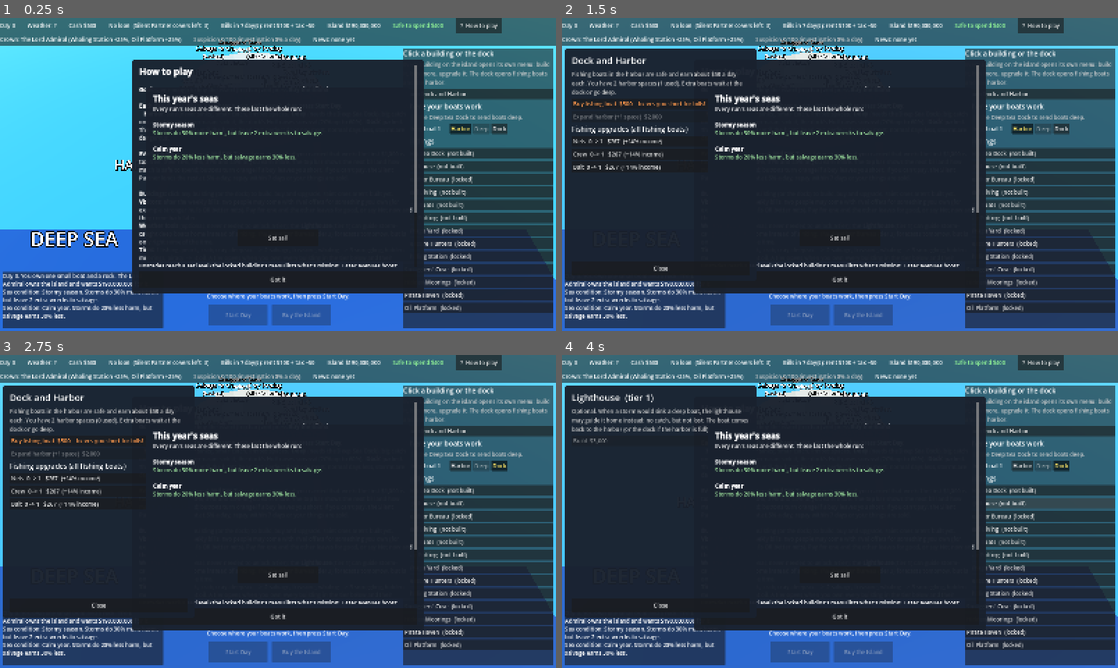
Above: before the commit, frames 1-4 (two rows, left to right).
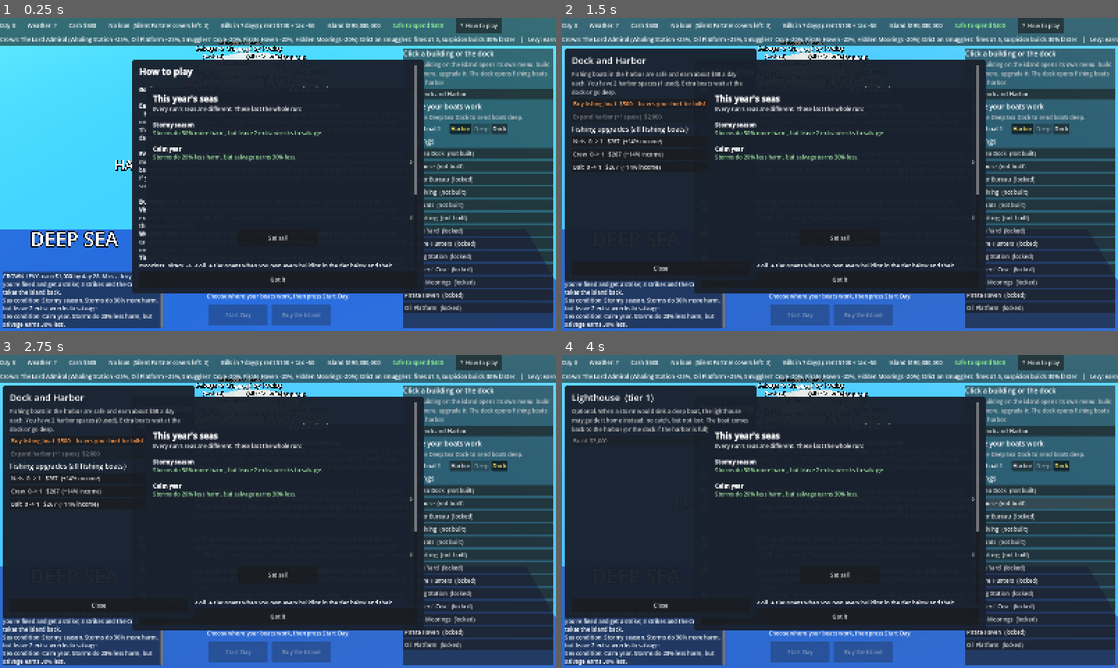
Above: after the commit, the same moments.

Repository: Sneakylandshark/Fishopoly
Game: Godot game, scene res://scenes/main.tscn
Same seed, same stepped clock (60 frames per second), same inputs: the game is played once before the commit and once after it.
Inputs:
- Up to frame 1 (0.25 s): no input
- Up to frame 2 (1.5 s): click "Open Dock and Harbor" at 0.5 s; click "Harbor" at 1.25 s
- Up to frame 3 (2.75 s): click "Dock" at 2 s
- Up to frame 4 (4 s): click "Deep Sea Dock (not built)" at 2.75 s; click "Lighthouse (not built)" at 3.5 s

The runs differ from the first frame. In frame 1, 3.2% of the frame differs, in the area x 0-100%, y 5-100%; in frame 2, 2.7%; in frame 3, 2.7%; in frame 4, 2.7%.

Commit message:
Dirty money rework, Crown levies and decrees, Crown drawbacks
- Dirty money is untaxed; dirty avenues pay +50%; fines halved, seize 20%
- Crooked surveyor (better oil odds, adds suspicion); permit bribe cuts 3 weeks
- Pirate ships no longer take storm damage
- Crown levies: 4-week seasons with earnings targets, strikes, decrees from season 6
- Crowns now have drawbacks as well as buffs
- Robot test options: storm=, levy_scale=, decree_from=; season earnings log

Co-Authored-By: Claude Opus 5.5 <noreply@anthropic.com>

Diff:
--- a/data/balance.json
+++ b/data/balance.json
@@ -54,7 +54,9 @@
 			"name": "The Lord Admiral",
 			"inspired_by": "Horatio Nelson",
 			"pitch": "Strong navy, strict on smugglers. Pays well for whale oil and crude.",
-			"buffs": {"whaling": 1.25, "oil": 1.25},
+			"buffs": {"whaling": 1.25, "oil": 1.25, "smuggle": 0.8, "piracy": 0.8, "hiding": 0.8},
+			"_drawback": "Strict on smugglers: fines x1.5, suspicion builds 30% faster.",
+			"perks": {"fine": 1.5, "suspicion": 1.3},
 			"greed": 0.02,
 			"tax_bands": [[1000, 0.0], [2500, 0.16], [10000, 0.30], [50000, 0.37], [1000000000000, 0.45]]
 		},
@@ -62,7 +64,9 @@
 			"name": "The Queen's Privateer",
 			"inspired_by": "Francis Drake",
 			"pitch": "Turns a blind eye to smugglers and pirates, taxes lightly, and asks for less.",
-			"buffs": {"smuggle": 1.25, "piracy": 1.25, "hiding": 1.25},
+			"buffs": {"smuggle": 1.25, "piracy": 1.25, "hiding": 1.25, "whaling": 0.75, "oil": 0.75},
+			"_drawback": "No navy to call on: deep-sea boats are 10% less likely to survive storms.",
+			"perks": {"survive_add": -0.1},
 			"greed": 0.01,
 			"tax_bands": [[1000, 0.0], [2500, 0.12], [10000, 0.25], [50000, 0.30], [1000000000000, 0.35]]
 		},
@@ -136,8 +140,8 @@
 		"investigation_rate": 0.08,
 		"safe_below": 20,
 		"after_investigation": 20,
-		"fine_weeks": [0.2, 0.4, 0.6],
-		"seize": 0.3,
+		"fine_weeks": [0.1, 0.2, 0.3],
+		"seize": 0.2,
 		"tipoff_days": 2,
 		"calloff_drop": 25,
 		"_bribe_note": "Pay off officials: suspicion -drop. Price = share of last week's income (at least min), x growth every time you bribe.",
@@ -145,8 +149,8 @@
 	},
 
 	"storm_damage": {
-		"_note": "In a storm, each oil rig / whaling ship / pirate ship may be damaged. Repairs cost this share of its price, paid at once.",
-		"chance": {"oil": 0.25, "whaling": 0.1, "piracy": 0.1},
+		"_note": "In a storm, each oil rig / whaling ship may be damaged (pirates rely on storms, so they are never damaged). Repairs cost this share of its price, paid at once.",
+		"chance": {"oil": 0.25, "whaling": 0.1},
 		"repair_share": 0.3
 	},
 
@@ -303,9 +307,9 @@
 			"building": 31250,
 			"unit": 24500,
 			"unit_name": "Smuggling boat",
-			"perfect": 3938,
-			"normal": 4923,
-			"storm": 13784,
+			"perfect": 5907,
+			"normal": 7385,
+			"storm": 20676,
 			"caught_perfect": 0.3,
 			"caught_normal": 0.03,
 			"lifts": ["cray"],
@@ -322,9 +326,9 @@
 			"building": 37500,
 			"unit": 30000,
 			"unit_name": "Hiding berth",
-			"perfect": 3428,
-			"normal": 3428,
-			"storm": 3428,
+			"perfect": 5142,
+			"normal": 5142,
+			"storm": 5142,
 			"lifts": ["treasure"],
 			"paths": [
 				{"name": "Coves", "effect": "income", "per_level": 1.2},
@@ -335,13 +339,13 @@
 			"name": "Pirate Haven",
 			"tier": 3,
 			"dirty": true,
-			"blurb": "Dirty money. Huge hauls in storms. On clear days a pirate ship can be caught and seized; storms can damage it.",
+			"blurb": "Dirty money. Huge hauls in storms. On clear days a pirate ship can be caught and seized. Storms never damage pirate ships.",
 			"building": 43750,
 			"unit": 39375,
 			"unit_name": "Pirate ship",
-			"perfect": 5279,
-			"normal": 7390,
-			"storm": 25336,
+			"perfect": 7919,
+			"normal": 11085,
+			"storm": 38004,
 			"caught_perfect": 0.25,
 			"caught_normal": 0.05,
 			"lifts": ["salvage"],
@@ -373,10 +377,36 @@
 		"survey_min": 20000,
 		"find_chance": 0.2,
 		"permit_weeks": 8,
-		"bribe_cut_weeks": 2,
+		"bribe_cut_weeks": 3,
 		"bribe_dirty_weeks": 0.5,
 		"bribe_min": 10000,
-		"bribe_suspicion": 15
+		"bribe_suspicion": 15,
+		"_crooked_note": "Players with dirty money can pay a crooked surveyor instead (same price): a better chance to find oil, but it adds suspicion.",
+		"crooked_find_chance": 0.5,
+		"crooked_suspicion": 10
+	},
+
+	"levy": {
+		"_note": "The run is split into seasons. Each season the Crown sets a levy: earn at least targets[season-1] in the season (a target, not a bill; after the list ends each season is growth_after x the last). Miss it and you're fined the shortfall times fine_share and get a strike; at max_strikes the Crown takes the island back. From decree_from_season, each season also has a random decree (a twist that lasts the season, only for things you own).",
+		"season_days": 28,
+		"_targets_note": "Set 12 Nov from robot runs with no levy: about half of what the bottom quarter of runs earn each season.",
+		"targets": [1000, 1000, 1500, 3000, 25000, 150000, 400000, 800000, 1200000, 2500000, 5000000, 8000000, 10000000, 12000000],
+		"growth_after": 1.1,
+		"fine_share": 1.0,
+		"max_strikes": 3,
+		"decree_from_season": 6,
+		"decrees": [
+			{"id": "blockade", "name": "Navy blockade", "needs": "deep", "text": "Deep-sea fishing earns 90% less this season.", "perks": [{"perk": "zone_fish_deep", "mult": 0.1}]},
+			{"id": "pearl_ban", "name": "Pearl ban", "needs": "pearl", "text": "Pearls earn 90% less this season.", "perks": [{"perk": "income_pearl", "mult": 0.1}]},
+			{"id": "whaling_ban", "name": "Whaling ban", "needs": "whaling", "text": "Whaling earns 90% less this season.", "perks": [{"perk": "income_whaling", "mult": 0.1}]},
+			{"id": "harbour_toll", "name": "Harbour toll", "needs": "fish", "text": "Harbour fishing earns 40% less this season.", "perks": [{"perk": "zone_fish_harbor", "mult": 0.6}]},
+			{"id": "crab_quota", "name": "Crab quota", "needs": "crab", "text": "Crab boats earn half this season.", "perks": [{"perk": "income_crab", "mult": 0.5}]},
+			{"id": "salvage_claim", "name": "Salvage claim", "needs": "salvage", "text": "The Crown claims half of all salvage this season.", "perks": [{"perk": "income_salvage", "mult": 0.5}]},
+			{"id": "oil_embargo", "name": "Oil embargo", "needs": "oil", "text": "Oil earns half this season.", "perks": [{"perk": "income_oil", "mult": 0.5}]},
+			{"id": "crackdown", "name": "Crackdown", "needs": "dirty", "text": "Fines are doubled and suspicion builds 50% faster this season.", "perks": [{"perk": "fine", "mult": 2.0}, {"perk": "suspicion", "mult": 1.5}]},
+			{"id": "storm_season", "name": "Storm season", "needs": "any", "text": "Storms come 10% more often this season.", "perks": [{"perk": "storm_add", "add": 0.1}]},
+			{"id": "lean_year", "name": "Lean year", "needs": "any", "text": "Everything earns 20% less this season.", "perks": [{"perk": "income_all", "mult": 0.8}]}
+		]
 	},
 
 	"conditions": {
--- a/scenes/main.tscn
+++ b/scenes/main.tscn
@@ -467,14 +467,15 @@
    [b]Harbor[/b]: safe (never sinks), small catch, limited spaces.  [b]Deep[/b] (needs the Deep Sea Dock): big catch on calm days, but storms can sink it; the dock's Hull raises survival (20% up to 60%).  [b]Dock[/b]: parked.
 The weather is secret until the boats head out: perfect days pay most, normal days less, storms are dangerous.
 
-[b]Every 7 days[/b] you pay rent [b]and tax[/b]. Tax is taken from what you earned that week: the first $1,000 is tax-free, then 16% …(256 unchanged characters)…
+[b]Every 7 days[/b] you pay rent [b]and tax[/b]. Tax is taken from the clean money you earned that week (dirty money isn't taxed): the first $1,000 is tax-free, then 16% …(256 unchanged characters)…
 
 [b]Buildings:[/b] click any building (or the dock) to build, buy and upgrade. Faint ones aren't built yet.
 [b]Visitors:[/b] after the weekly bills, two people may come with rival offers for something you own (for example stronger hulls OR better nets). Pay for one and the other leaves for good, or say Not now and they come back later.
 [b]Weather tools[/b] (optional, never needed to unlock a tier): the [b]Lighthouse[/b] (tier 1) can guide storm-caught deep boats home instead of sinking. The [b]Weather Bureau[/b] (tier 3) forecasts tomorrow, but is only right some of the time.
 [b]Tiers:[/b] 1 fishing, pearls, crab, cray, deep sea  ->  2 salvage, treasure, whaling  ->  3 smuggling, hidden moorin …(219 unchanged characters)…
 [b]Dirty money[/b] (tier 3) is laundered at 70% but raises [b]suspicion[/b]. The higher it is, the likelier an investig …(381 unchanged characters)…
-[b]Crowns:[/b] as you get rich a rival Crown pushes for the island. Stay and pay tribute, or defect once to the rival (new buffs, dearer island, some crews leave).
+[b]Crown levy:[/b] every 4 weeks the Crown sets a target: earn at least that much this season (you keep the money). Miss it and you're fined the shortfall and get a strike. 3 strikes and you lose the island. From season 6 each season also has a [b]decree[/b], a twist that lasts the season (status bar).
+[b]Crowns:[/b] each Crown has buffs AND drawbacks. As you get rich a rival Crown pushes for the island. Stay and pay tribute, or defect once to the rival (new buffs and drawbacks, dearer island, some crews leave).
 [b]News:[/b] each week one market goes up or down 50% (status bar).
 "
 
--- a/scripts/game.gd
+++ b/scripts/game.gd
@@ -44,6 +44,17 @@
 var active_effects: Array = []
 var forced_storm_until := -1
 var week_income := 0.0
+# Crown levies: the season number, what you've earned this season, strikes so far and this season's decree
+var season := 1
+var season_earned := 0.0
+var strikes := 0
+var decree: Dictionary = {}
+# What you earned in each finished season (for tests and the run log)
+var season_log: Array = []
+# Tests can scale every levy target (1 = as in balance.json)
+var levy_scale := 1.0
+# Clean money earned this week (only clean money is taxed)
+var week_taxable := 0.0
 var last_week := 0.0
 var last_storm := 0
 # Weather rolled ahead of time so the Weather Bureau can forecast it: [{w, u, v}] for tomorrow, the day after
@@ -128,6 +139,7 @@
 	week_dirty = 0.0
 	last_week_dirty = 0.0
 	week_income = 0.0
+	week_taxable = 0.0
 	last_week = 0.0
 	last_storm = 0
 	harbor_spaces = int(data.start.harbor_spaces)
@@ -174,7 +186,13 @@
 	_fill_forecast()
 	_open_log(write_log)
 	log_lines = []
+	season = 1
+	season_earned = 0.0
+	strikes = 0
+	decree = {}
+	season_log = []
 	_say("Day 0. You own one small boat and a rock. %s owns the island and wants %s for it." % [crown.name, money(price)])
+	_say("CROWN LEVY: earn %s by day %d. Miss a levy and you're fined and get a strike; %d strikes and the Crown takes the island back." % [money(levy_target()), season_end_day(), int(data.levy.max_strikes)])
 	_draw_conditions()
 
 
@@ -280,7 +298,13 @@
 
 func perk(name: String) -> float:
 	# "_add" perks start at 0, the rest are multipliers that start at 1
-	return float(perks.get(name, 0.0 if name.ends_with("_add") else 1.0))
+	var adds := name.ends_with("_add")
+	var v := float(perks.get(name, 0.0 if adds else 1.0))
+	# The current Crown's drawbacks (and any other Crown perks) count too
+	var cp: Dictionary = crown.get("perks", {})
+	if cp.has(name):
+		v = v + float(cp[name]) if adds else v * float(cp[name])
+	return v
 
 
 func risk(key: String) -> float:
@@ -521,7 +545,7 @@
 
 func roll_weather(d: int) -> String:
 	var allowed := (d - last_storm) >= storm_gap(d)
-	if allowed and rng.randf() < data.weather.storm_chance:
+	if allowed and rng.randf() < data.weather.storm_chance + perk("storm_add"):
 		last_storm = d
 		return "storm"
 	# The other five faces: 1 perfect, 2-5 normal
@@ -810,17 +834,25 @@
 	report.income = income - repairs - fine
 	cash += income - repairs - fine
 	week_income = income if (day - 1) % 7 == 0 else week_income + income
+	# Dirty money is off the books, so only clean money counts for tax
+	var taxable: float = 0.0 if investigate else clean
+	week_taxable = taxable if (day - 1) % 7 == 0 else week_taxable + taxable
 	week_dirty = dirty if (day - 1) % 7 == 0 else week_dirty + dirty
+	season_earned += income
 
 	# Weekly bills
 	if day % 7 == 0:
-		var t := tax_on(max(week_income, 0.0))
+		var t := tax_on(max(week_taxable, 0.0))
 		var rent := rent_for_week(day / 7)
 		cash -= t + rent
-		report.lines.append("Bills: rent $%s + tax $%s (tax on the $%s you earned this week)" % [_money(rent), _money(t), _money(week_income)])
+		report.lines.append("Bills: rent $%s + tax $%s (tax on the $%s clean money you earned this week; dirty money isn't taxed)" % [_money(rent), _money(t), _money(week_taxable)])
 		report["bills"] = t + rent
 		last_week = week_income
 		last_week_dirty = week_dirty
+
+	# End of a season: the Crown checks the levy, then sets the next one
+	if not over and day % int(data.levy.season_days) == 0:
+		_end_season(report)
 
 	# Interest on any loan, then the Silent Partner covers a shortfall (if you have warnings left)
 	if loan > 0:
@@ -963,14 +995,26 @@
 	return tier_open(4) and not oil_found and can_afford(survey_price())
 
 
-func survey() -> bool:
+func can_survey_crooked() -> bool:
+	# A crooked surveyor needs dirty money: you must run a dirty avenue (which opens your laundering front)
+	return laundering and can_survey()
+
+
+func survey(crooked: bool = false) -> bool:
 	# Pay for a survey; it may find oil, which starts the Crown's permit wait
 	if not can_survey():
+		return false
+	if crooked and not laundering:
 		return false
 	var os: Dictionary = data.oil_search
 	cash -= survey_price()
 	surveys += 1
-	if rng.randf() < float(os.find_chance) + perk("oil_find_add"):
+	var chance: float = float(os.find_chance)
+	# A crooked surveyor knows where the oil is, but word gets around
+	if crooked:
+		chance = float(os.crooked_find_chance)
+		suspicion += float(os.crooked_suspicion)
+	if rng.randf() < chance + perk("oil_find_add"):
 		oil_found = true
 		permit_day = day + int(os.permit_weeks) * 7
 		_say("Survey %d struck oil! The Crown's permit will take until day %d." % [surveys, permit_day])
@@ -1051,6 +1095,69 @@
 		_say("You stayed with %s and paid %s in tribute to keep the rival away." % [crown.name, money(t)])
 		for line in rep.lines:
 			_say(line)
+
+
+# ---------- Crown levies ----------
+
+func levy_target(s: int = -1) -> float:
+	# What the Crown wants you to earn in season s (grows every season)
+	var lv: Dictionary = data.levy
+	var n: int = season if s < 0 else s
+	var t: Array = lv.targets
+	if n <= t.size():
+		return float(t[n - 1]) * levy_scale
+	# After the table ends, each season asks growth_after times the last
+	return float(t[-1]) * pow(float(lv.growth_after), n - t.size()) * levy_scale
+
+
+func season_end_day() -> int:
+	return season * int(data.levy.season_days)
+
+
+func levy_text() -> String:
+	# For the top bar
+	var t := "Levy: earn %s by day %d (%s so far)  Strikes %d/%d" % [money(levy_target()), season_end_day(), money(season_earned), strikes, int(data.levy.max_strikes)]
+	if not decree.is_empty():
+		t += "  |  Decree: %s (%s)" % [decree.name, decree.text]
+	return t
+
+
+func _end_season(report: Dictionary) -> void:
+	var lv: Dictionary = data.levy
+	var target := levy_target()
+	season_log.append(season_earned)
+	if season_earned >= target:
+		report.lines.append("CROWN LEVY MET: you earned $%s this season (needed $%s)." % [_money(season_earned), _money(target)])
+	else:
+		strikes += 1
+		var fine: float = (target - season_earned) * float(lv.fine_share)
+		cash -= fine
+		report["levy_missed"] = true
+		report.lines.append("CROWN LEVY MISSED: you earned $%s of $%s. Fined $%s. Strike %d of %d." % [_money(season_earned), _money(target), _money(fine), strikes, int(lv.max_strikes)])
+		if strikes >= int(lv.max_strikes):
+			over = true
+			_write("RUN LOST on day %d (levy strikes)" % day)
+			run_over.emit(false, "You missed %d Crown levies. The Crown takes back the island." % strikes)
+			return
+	season += 1
+	season_earned = 0.0
+	decree = {}
+	if season >= int(lv.decree_from_season):
+		_draw_decree(report)
+	report.lines.append("NEXT LEVY: earn $%s by day %d." % [_money(levy_target()), season_end_day()])
+
+
+func _draw_decree(report: Dictionary) -> void:
+	# A random twist for the season, only for things you own
+	var pool := []
+	for i in data.levy.decrees.size():
+		if _event_ok(data.levy.decrees[i]):
+			pool.append(i)
+	if pool.is_empty():
+		return
+	decree = data.levy.decrees[pool[rng.randi_range(0, pool.size() - 1)]]
+	_apply_perks(decree.perks, season_end_day())
+	report.lines.append("CROWN DECREE for this season: %s. %s" % [decree.name, decree.text])
 
 
 # ---------- Roguelite luck: sea conditions, boons, random events ----------
@@ -1459,12 +1566,14 @@
 	return 0.0
 
 
-func income_estimate() -> float:
-	# Roughly what everything you own earns on an average day
+func income_estimate(clean_only: bool = false) -> float:
+	# Roughly what everything you own earns on an average day (clean_only skips dirty avenues)
 	var total: float = avg_per_day("fish") * min(count_boats("fish", "harbor"), harbor_spaces)
 	total += max(avg_per_day("fish_deep"), 0.0) * count_boats("fish", "deep")
 	for key in data.avenues:
 		if key == "deep" or not built.has(key):
+			continue
+		if clean_only and data.avenues[key].get("dirty", false):
 			continue
 		if key == "salvage":
 			if count_boats("barge") > 0:
@@ -1487,9 +1596,14 @@
 	return week_income if day % 7 != 0 else 0.0
 
 
+func week_taxable_so_far() -> float:
+	# Clean income since the last bill (resets the day after bills)
+	return week_taxable if day % 7 != 0 else 0.0
+
+
 func tax_estimate() -> float:
-	# Tax on this week's income: what you've earned so far plus a guess for the days left
-	return tax_on(max(week_earned_so_far() + income_estimate() * days_to_bills(), 0.0))
+	# Tax on this week's clean income: what you've earned so far plus a guess for the days left
+	return tax_on(max(week_taxable_so_far() + income_estimate(true) * days_to_bills(), 0.0))
 
 
 func next_bill() -> float:
--- a/scripts/main.gd
+++ b/scripts/main.gd
@@ -114,6 +114,11 @@
 		_text(menu_body, "Each survey has a %d%% chance to find oil. Surveys so far: %d. Once oil is found, the Crown takes %d weeks to approve the platform." % [int(round(os.find_chance * 100)), Game.surveys, int(os.permit_weeks)])
 		var sp: float = Game.survey_price()
 		_button(menu_body, "Pay for a survey  " + Game.money(sp), sp, Game.can_survey(), func(): Game.survey())
+		if Game.laundering:
+			_text(menu_body, "Or pay a crooked surveyor with dirty money: %d%% chance to find oil, but each one adds %d suspicion." % [int(round(os.crooked_find_chance * 100)), int(os.crooked_suspicion)])
+			_button(menu_body, "Pay a crooked surveyor  " + Game.money(sp), sp, Game.can_survey_crooked(), func(): Game.survey(true))
+		else:
+			_text(menu_body, "Players with dirty money (smuggling, piracy or hidden moorings) could pay a crooked surveyor for better odds.")
 		return
 	_header(menu_body, "Oil found! Waiting for the Crown's permit")
 	_text(menu_body, "The permit comes through on day %d (%d days from now)." % [Game.permit_day, Game.permit_day - Game.day])
@@ -267,6 +272,11 @@
 	$UI/Actions/StartDay.disabled = animating or Game.over or Game.pending_push >= 0 or Game.pending_offer >= 0 or not Game.pending_pick.is_empty()
 	$UI/StatusBar/Row/Forecast.text = Game.forecast_text()
 	$UI/StatusBar/Row/Crown.text = "Crown: %s (%s)" % [Game.crown.name, _buff_text(Game.crown.buffs)]
+	if Game.crown.has("_drawback"):
+		$UI/StatusBar/Row/Crown.text += " " + Game.crown._drawback
+	# The Crown's levy for this season, strikes and the season's decree
+	$UI/StatusBar/Row/Crown.text += "   |   " + Game.levy_text()
+	$UI/StatusBar/Row/Crown.modulate = Color(1, 0.6, 0.4) if Game.strikes > 0 else Color(1, 1, 1)
 	var sus := int(Game.suspicion)
 	$UI/StatusBar/Row/Suspicion.text = "Suspicion %d/100 (investigation %d%% a day)" % [sus, int(round(Game.investigation_chance() * 100))]
 	$UI/StatusBar/Row/Suspicion.modulate = Color(1, 0.5, 0.4) if sus >= 60 else (Color(1, 0.85, 0.4) if sus >= 30 else Color(0.8, 0.8, 0.8))
@@ -375,7 +385,7 @@
 func _buff_text(buffs: Dictionary) -> String:
 	var parts := []
 	for k in buffs:
-		parts.append("%s +%d%%" % [Game.data.avenues[k].name, int(round((buffs[k] - 1.0) * 100))])
+		parts.append("%s %+d%%" % [Game.data.avenues[k].name, int(round((buffs[k] - 1.0) * 100))])
 	return ", ".join(parts)
 
 
--- a/tests/stratplay.gd
+++ b/tests/stratplay.gd
@@ -14,6 +14,12 @@
 var STRAT := "plain"
 var RUNS := 50
 var SEED := 1000
+# storm= overrides the daily storm chance for this test only (-1 = use balance.json)
+var STORM := -1.0
+# levy_scale= multiplies every Crown levy target for this test only (0 = levy off)
+var LEVY_SCALE := 1.0
+# decree_from= sets the first season with a decree for this test only (-1 = use balance.json)
+var DECREE_FROM := -1
 var step := 0
 var game: Node
 var dice := RandomNumberGenerator.new()
@@ -27,6 +33,12 @@
 			RUNS = int(a.substr(5))
 		elif a.begins_with("seed="):
 			SEED = int(a.substr(5))
+		elif a.begins_with("storm="):
+			STORM = float(a.substr(6))
+		elif a.begins_with("levy_scale="):
+			LEVY_SCALE = float(a.substr(11))
+		elif a.begins_with("decree_from="):
+			DECREE_FROM = int(a.substr(12))
 	game = root.get_node_or_null("/root/Game")
 	if game == null:
 		game = load("res://scripts/game.gd").new()
@@ -43,6 +55,11 @@
 	if step < 2:
 		return false
 	dice.seed = SEED * 17 + 3
+	if STORM >= 0.0:
+		game.data.weather.storm_chance = STORM
+	game.levy_scale = LEVY_SCALE
+	if DECREE_FROM >= 0:
+		game.data.levy.decree_from_season = DECREE_FROM
 	for r in RUNS:
 		game.new_run(SEED + r, false)
 		var t_open := {2: -1, 3: -1, 4: -1}
@@ -85,6 +102,8 @@
 					end_cause = "overdue_after_" + last_cause
 				elif str(line).contains("refuses"):
 					end_cause = "refused_" + last_cause
+				elif str(line).contains("CROWN LEVY MISSED") and game.over:
+					end_cause = "levy_strikes"
 			for t in [2, 3, 4]:
 				if t_open[t] < 0 and game.tier_open(t):
 					t_open[t] = game.day
@@ -99,7 +118,8 @@
 		for t in [2, 3, 4]:
 			if t_open[t] >= 0:
 				tier = t
-		print("RUN strat=%s seed=%d %s day=%d tier=%d t2=%d t3=%d t4=%d covers=%d defected=%s invest=%d peak=%d end=%s surveys=%d oilbuilt=%d pbribes=%d" % [STRAT, SEED + r, result, game.day, tier, t_open[2], t_open[3], t_open[4], covers, str(game.defected), game.investigations, int(peak), end_cause, game.surveys, oil_day, game.permit_bribes])
+		print("RUN strat=%s seed=%d %s day=%d tier=%d t2=%d t3=%d t4=%d covers=%d defected=%s invest=%d peak=%d end=%s surveys=%d oilbuilt=%d pbribes=%d strikes=%d season=%d" % [STRAT, SEED + r, result, game.day, tier, t_open[2], t_open[3], t_open[4], covers, str(game.defected), game.investigations, int(peak), end_cause, game.surveys, oil_day, game.permit_bribes, game.strikes, game.season])
+		print("SEASONS seed=%d %s" % [SEED + r, " ".join(game.season_log.map(func(x): return str(int(x))))])
 	return true
 
 
@@ -120,7 +140,8 @@
 func _find_oil() -> void:
 	# Survey whenever it leaves the reserve intact; dirty-money strategies bribe the permit office
 	if game.can_survey() and game.cash - game.survey_price() >= _reserve():
-		game.survey()
+		# Dirty-money strategies use the crooked surveyor when they can
+		game.survey(STRAT != "plain" and STRAT != "clean" and game.can_survey_crooked())
 	if STRAT != "plain" and STRAT != "clean" and game.can_bribe_permit() and game.cash - game.permit_bribe_price() >= _reserve():
 		game.bribe_permit()
 
Not shown, changed: README.txt
